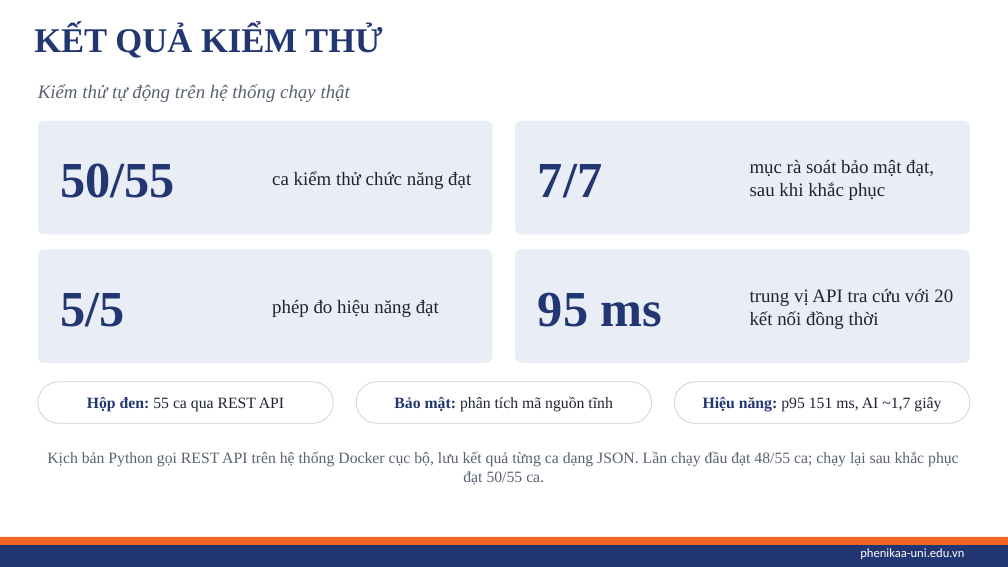
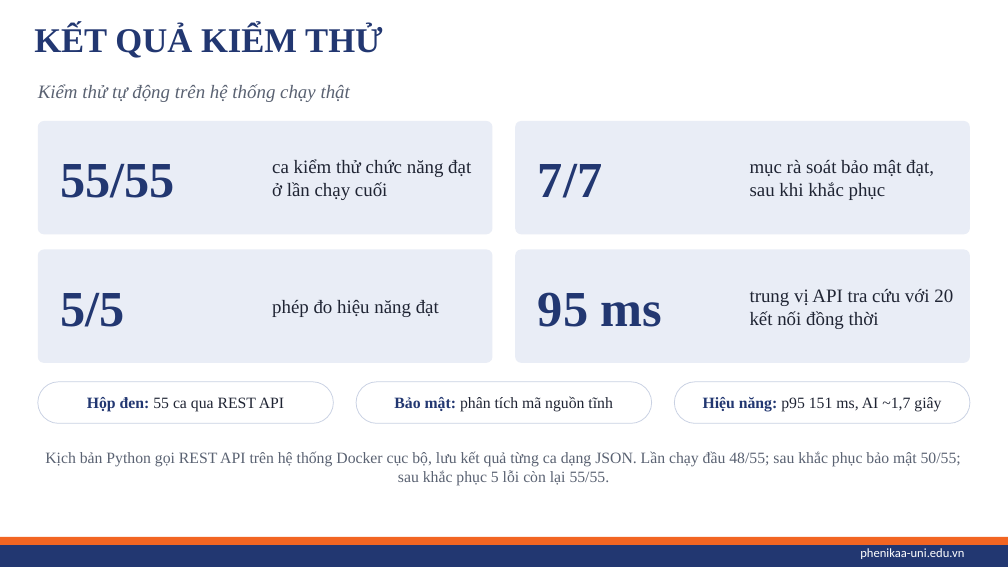
Before and after one commit to GowShrek/Doanchuyenganh_K17_Dnnhat_23010345, a slide deck: slide 14 of BaoCao/SlideThuyetTrinh_FahasaDigital.pptx. Drawn at 1008x567 pixels with LibreOffice and Linux fonts; fonts in the diff are those of the drawing; background and template pictures are left out. Boxes give left, top, right and bottom in pixels: in the first picture for what was removed or moved away, otherwise in the second. Text is boxed around its words. In the diff, an @@ line names an element or a change of style, - is before the commit and + after.

Commit message:
Cập nhật báo cáo và slide theo kết quả kiểm thử cuối 55/55
- Chương 4: lần chạy cuối đạt 55/55 ca; năm lỗi TC-13, 18, 26, 37, 44 ghi rõ cách khắc phục;
  bảng đối chiếu: 32/33 FR đạt (còn FR-03), NFR-06 đạt; cập nhật hạn chế và hướng phát triển
- Chương 2: thêm BR-11 (thời hạn mượn tối đa 30 ngày), cập nhật cột kiểm thử của các use case
- Kết quả kiểm thử chức năng (functional_a, functional_b) của lần chạy cuối
- Slide 8, 14, 16, 18 và ghi chú thuyết trình theo kết quả mới

```diff
--- a/BaoCao/SlideThuyetTrinh_FahasaDigital.pptx
+++ b/BaoCao/SlideThuyetTrinh_FahasaDigital.pptx
@@ text at bbox=[60, 164, 175, 198]: text changed @@
-50/55
+55/55
@@ text at bbox=[272, 159, 471, 200]: text changed @@
-ca kiểm thử chức năng đạt
+ca kiểm thử chức năng đạt ở lần chạy cuối
@@ text at bbox=[45, 451, 961, 486]: text changed @@
-Kịch bản Python gọi REST API trên hệ thống Docker cục bộ, lưu kết quả từng ca dạng JSON. Lần chạy đầu đạt 48/55 ca; chạy lại sau khắc phục đạt 50/55 ca.
+Kịch bản Python gọi REST API trên hệ thống Docker cục bộ, lưu kết quả từng ca dạng JSON. Lần chạy đầu 48/55; sau khắc phục bảo mật 50/55; sau khắc phục 5 lỗi còn lại 55/55.
```
Also in this commit, not shown: 3 other slides changed, 6 other files.
